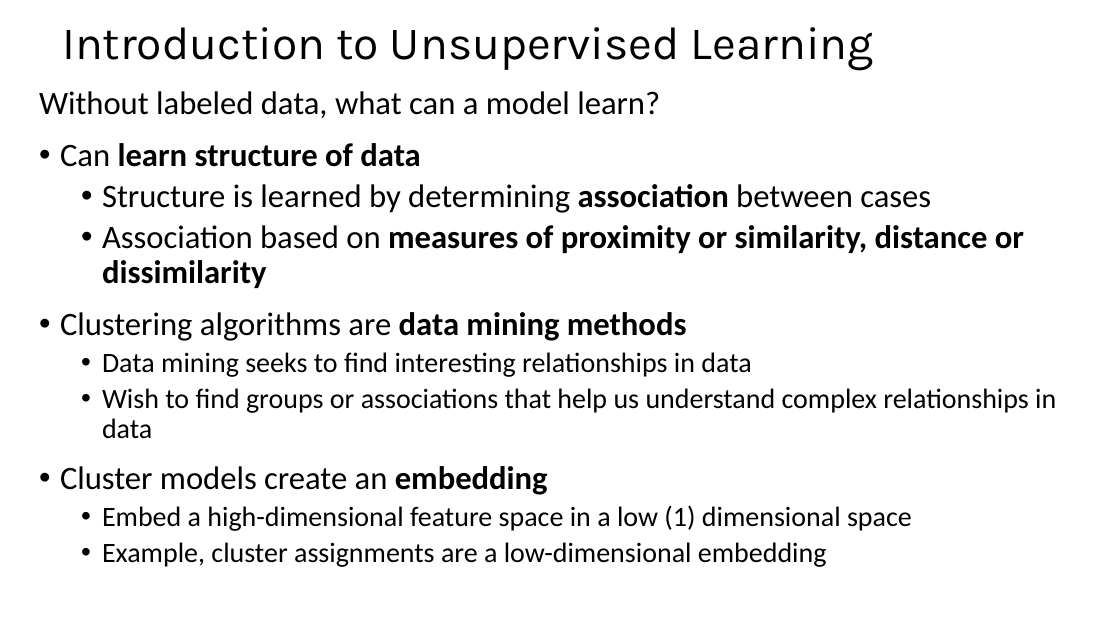
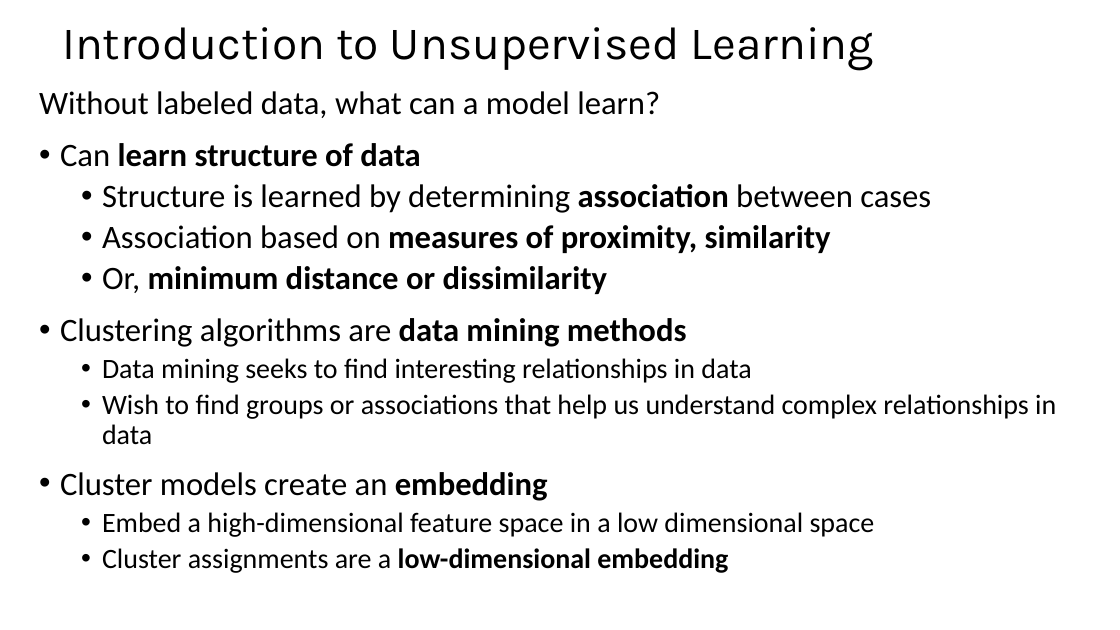
Before and after one commit to StephenElston/CSCI-E-108, a slide deck: slide 5 of slides/9_IntroductionToClustering.pptx (slide 4 before the commit). Drawn at 1120x630 pixels with LibreOffice and Linux fonts; fonts in the diff are those of the drawing. Boxes give left, top, right and bottom in pixels: in the first picture for what was removed or moved away, otherwise in the second. Text is boxed around its words. In the diff, an @@ line names an element or a change of style, - is before the commit and + after.

```diff
--- a/slides/9_IntroductionToClustering.pptx
+++ b/slides/9_IntroductionToClustering.pptx
@@ text at [102, 225, 831, 294]: text changed @@
-  • Association based on measures of proximity or similarity, distance or dissimilarity
+  • Association based on measures of proximity, similarity
+  • Or, minimum distance or dissimilarity
@@ text at [102, 512, 875, 573]: text changed @@
-  • Embed a high-dimensional feature space in a low (1) dimensional space
-  • Example, cluster assignments are a low-dimensional embedding
+  • Embed a high-dimensional feature space in a low dimensional space
+  • Cluster assignments are a low-dimensional embedding
```
Also in this commit, not shown: 6 other slides changed, 3 slides added, 1 slide removed.
